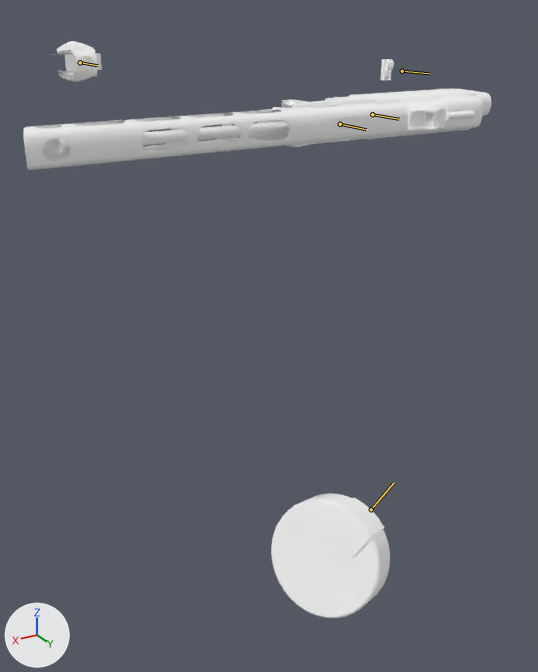
One commit to the glTF model xogot/assets/weapons/aether_waw_real/ppsh/viewmodel.glb: the scene before it, then after it.
Both versions are drawn from a 50 mm camera at (0.581, 0.728, 0.109) aimed at (0.071, -0.122, -0.317). The lights are fixed; the arrows at lower left show +X, +Y and +Z. The picture after the commit comes second. Both versions are drawn at frame 24 of the action 'PSA_viewmodel_ppsh_reload_notempty'; the numbers are the values there. The bones that change, and the others that lie on the model, are drawn over the model as lines.

Names of what the first picture shows: 'PPSH'.
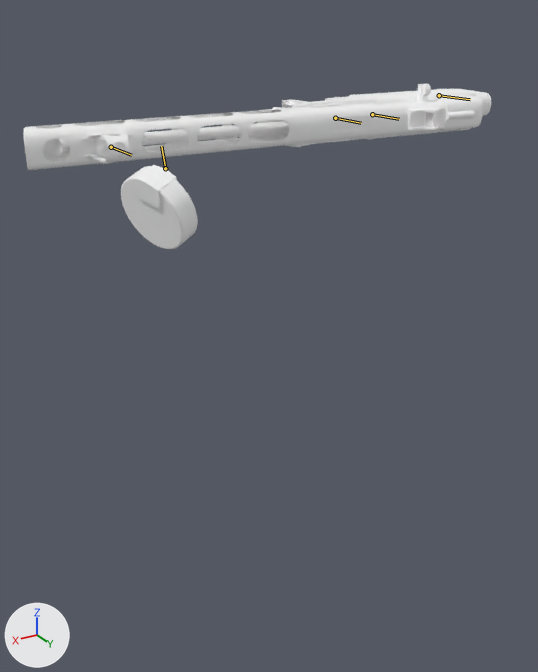
Changed parts and their boxes (x1, y1, x2, y2) in the pictures (538 x 672 px):
'PPSH', posed (71% shorter)
    before: (23, 41, 491, 618)
    after: (23, 84, 491, 249)
bone 'tag_iron_sights', root to tip
    before: (80, 62) to (97, 65)
    after: (111, 147) to (131, 155)
bone 'j_release', root to tip
    before: (340, 124) to (366, 129)
    after: (335, 118) to (361, 123)
bone 'j_clip', root to tip
    before: (371, 509) to (394, 482)
    after: (165, 168) to (161, 146)
bone 'j_bolt', root to tip
    before: (402, 71) to (429, 73)
    after: (439, 95) to (470, 99)

What the commit changed:
Bone 'tag_iron_sights' (bone_tag_iron_sights) moves from (0.0, -0.068, 0.068) to (0.0, 0.0, 0.0).
Bone 'j_release' (bone_j_release) moves from (0.0, 0.01, -0.006) to (0.0, 0.0, 0.0).
Bone 'j_clip' (bone_j_clip) moves from (0.018, 0.117, -0.46) to (0.018, -0.474, -0.131).
Bone 'j_clip' (bone_j_clip) turns from (63, -16, 27) to (71, 25, 18) degrees about its own x, y and z.
Bone 'j_bolt' (bone_j_bolt) moves from (-0.066, -0.067, 0.023) to (-0.064, 0.001, -0.001).
Bone 'j_bolt' (bone_j_bolt) turns from (0, -1, -1) to (0, 0, 0) degrees about its own x, y and z.
